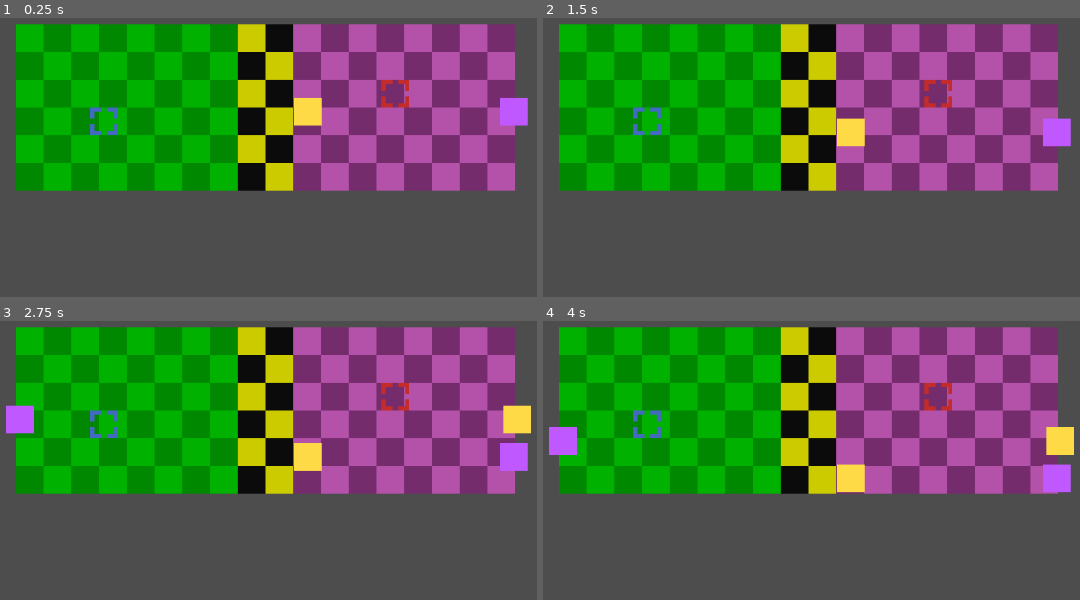
Above: before the commit, frames 1-4 (two rows, left to right).
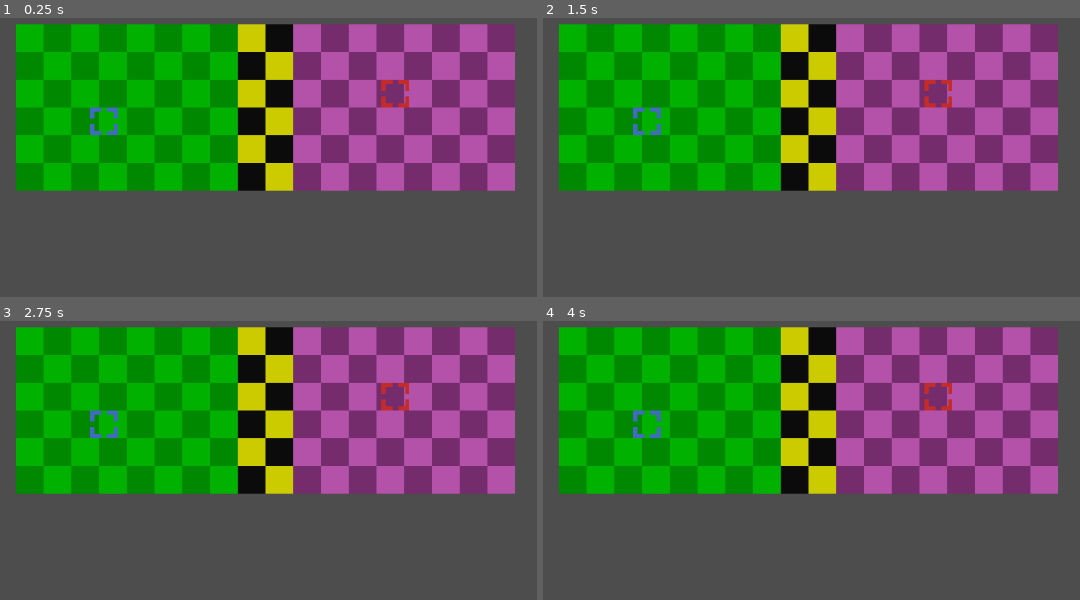
Above: after the commit, the same moments.

Repository: BoomBoomMushroom/PvZ_Versus-Godot
Game: Godot game, scene res://scenes/game.tscn
The game is run twice, just before and just after one commit, with the same random seed, the same clock (stepped at 60 frames per second) and the same inputs.
Inputs:
- Up to frame 1 (0.25 s): no input
- Up to frame 2 (1.5 s): tap Enter (ui_accept) at 0.5, 0.77 s
- Up to frame 3 (2.75 s): tap Enter (ui_accept) at 1.52 s
- Up to frame 4 (4 s): tap Enter (ui_accept) at 2.75, 3.02, 3.77 s

The runs differ from the first frame. In frame 1, 1.0% of the frame differs, in the area x 54-99%, y 28-39%; in frame 2, 1.1%; in frame 3, 2.1%, in the area x 1-99%, y 30-54%; in frame 4, 2.1%.

Commit message:
colliding etc

Diff:
--- /dev/null
+++ b/scenes/TileMap.gd
@@ -0,0 +1,11 @@
+extends TileMap
+
+
+# Called when the node enters the scene tree for the first time.
+func _ready():
+	pass # Replace with function body.
+
+
+# Called every frame. 'delta' is the elapsed time since the previous frame.
+func _process(delta):
+	pass
--- a/scenes/game.tscn
+++ b/scenes/game.tscn
@@ -1,33 +1,49 @@
-[gd_scene load_steps=6 format=3 uid="uid://b8nnp1k3q3jlu"]
+[gd_scene load_steps=7 format=3 uid="uid://b8nnp1k3q3jlu"]
 
 [ext_resource type="PackedScene" uid="uid://cataj7p12ipe" path="res://scenes/team_cursor.tscn" id="1_6o8ip"]
 [ext_resource type="Texture2D" uid="uid://d2ityn6i7pmyi" path="res://assets/white_pixel.png" id="2_alvu4"]
 [ext_resource type="PackedScene" uid="uid://c6ulca0pk0ig3" path="res://scenes/currency_manager.tscn" id="4_dmb32"]
+[ext_resource type="PackedScene" uid="uid://kwhnbnqv6yf8" path="res://scenes/tile_collision.tscn" id="4_j1vgu"]
 
 [sub_resource type="TileSetAtlasSource" id="TileSetAtlasSource_1qgvo"]
 texture = ExtResource("2_alvu4")
 1:0/0 = 0
 1:0/0/modulate = Color(5.0056e-06, 0.537552, 0, 1)
+1:0/0/physics_layer_0/linear_velocity = Vector2(0, 0)
+1:0/0/physics_layer_0/angular_velocity = 0.0
 2:1/0 = 0
 2:1/0/modulate = Color(0.797801, 0.797802, 0, 1)
+2:1/0/physics_layer_0/linear_velocity = Vector2(0, 0)
+2:1/0/physics_layer_0/angular_velocity = 0.0
 3:1/0 = 0
 3:1/0/modulate = Color(0.0431373, 0.0431373, 0.0431373, 1)
+3:1/0/physics_layer_0/linear_velocity = Vector2(0, 0)
+3:1/0/physics_layer_0/angular_velocity = 0.0
 4:2/0 = 0
 4:2/0/modulate = Color(0.704899, 0.320853, 0.662615, 1)
+4:2/0/physics_layer_0/linear_velocity = Vector2(0, 0)
+4:2/0/physics_layer_0/angular_velocity = 0.0
 5:2/0 = 0
 5:2/0/modulate = Color(0.457673, 0.172384, 0.428438, 1)
+5:2/0/physics_layer_0/linear_velocity = Vector2(0, 0)
+5:2/0/physics_layer_0/angular_velocity = 0.0
 0:0/0 = 0
 0:0/0/modulate = Color(8.54321e-06, 0.694638, 3.85046e-07, 1)
+0:0/0/physics_layer_0/linear_velocity = Vector2(0, 0)
+0:0/0/physics_layer_0/angular_velocity = 0.0
 
 [sub_resource type="TileSet" id="TileSet_4i7sb"]
+physics_layer_0/collision_layer = 0
 sources/0 = SubResource("TileSetAtlasSource_1qgvo")
 
 [node name="Game" type="Node2D"]
 
-[node name="Team1Cursor" parent="." instance=ExtResource("1_6o8ip")]
+[node name="Cursors" type="Node" parent="."]
+
+[node name="Team1Cursor" parent="Cursors" instance=ExtResource("1_6o8ip")]
 position = Vector2(-93, 8)
 
-[node name="Team2Cursor" parent="." instance=ExtResource("1_6o8ip")]
+[node name="Team2Cursor" parent="Cursors" instance=ExtResource("1_6o8ip")]
 position = Vector2(75, -8)
 
 [node name="Camera" type="Camera2D" parent="."]
@@ -41,3 +57,6 @@
 
 [node name="CurrencyManager" parent="." instance=ExtResource("4_dmb32")]
 unique_name_in_owner = true
+
+[node name="1,1" parent="." instance=ExtResource("4_j1vgu")]
+position = Vector2(-136, -40)
--- a/scenes/team_cursor.tscn
+++ b/scenes/team_cursor.tscn
@@ -9,6 +9,7 @@
 [node name="TeamCursor" type="CharacterBody2D"]
 scale = Vector2(0.16, 0.16)
 collision_layer = 2
+collision_mask = 5
 script = ExtResource("1_04ond")
 
 [node name="Sprite2D" type="Sprite2D" parent="."]
--- /dev/null
+++ b/scenes/tile_collision.tscn
@@ -0,0 +1,16 @@
+[gd_scene load_steps=3 format=3 uid="uid://kwhnbnqv6yf8"]
+
+[ext_resource type="Script" path="res://scripts/tile_collision.gd" id="1_g4spm"]
+
+[sub_resource type="RectangleShape2D" id="RectangleShape2D_bxsc4"]
+
+[node name="TileCollision" type="Area2D"]
+scale = Vector2(0.8, 0.8)
+collision_layer = 0
+collision_mask = 4
+script = ExtResource("1_g4spm")
+
+[node name="CollisionShape2D" type="CollisionShape2D" parent="."]
+shape = SubResource("RectangleShape2D_bxsc4")
+
+[connection signal="body_entered" from="." to="." method="_on_body_entered"]
--- a/scripts/CurrencyManager.gd
+++ b/scripts/CurrencyManager.gd
@@ -20,7 +20,7 @@
 	sinceLastDrop -= delta
 
 	if sinceLastDrop < 0:
-		sinceLastDrop = randf_range(1, 5)
+		sinceLastDrop = randf_range(10, 50)
 
 		spawnDrop("Team1", 50)
 		spawnDrop("Team2", 50)
@@ -28,7 +28,7 @@
 func spawnDrop(teamName, value):
 	var newDrop = CURRENCY_DROP_PREFAB.instantiate()
 	newDrop.position.x = randf_range(-150, 150)
-	newDrop.position.y = 0
+	newDrop.position.y = 150 + randf_range(-10, 10)
 	newDrop.name = teamName + "_" + str(value)
 	newDrop.currency_manager = currency_manager
 
--- /dev/null
+++ b/scripts/tile_collision.gd
@@ -0,0 +1,4 @@
+extends Area2D
+
+func _on_body_entered(body):
+	print(body.name + ", " + name)
